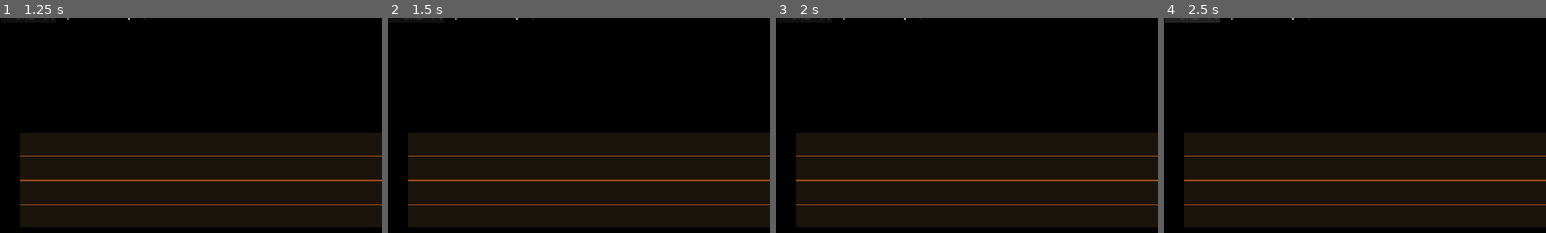
Above: before the commit, frames 1-4 (left to right).
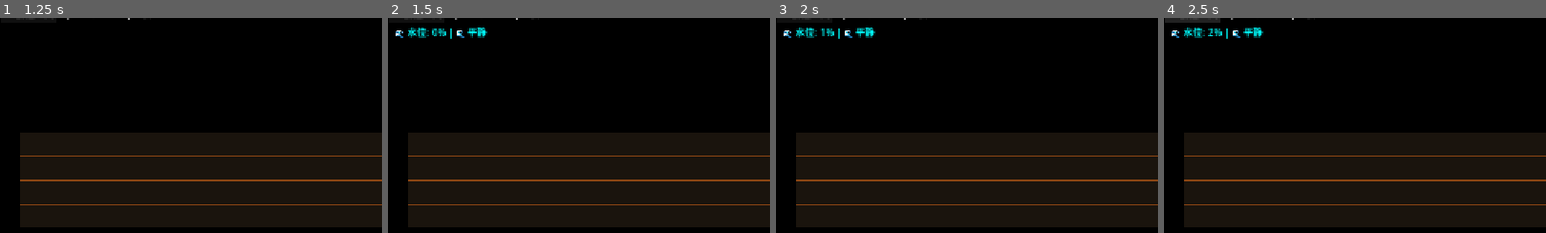
Above: after the commit, the same moments.

Repository: AirtisTech/project_covenant1
Game: Godot game, scene res://scenes/world/ark_scene.tscn
The game is run twice, just before and just after one commit, with the same random seed, the same clock (stepped at 60 frames per second) and the same inputs.
Inputs:
- Up to frame 1 (1.25 s): click "🌊 洪水已至，登船！" at 0.5 s
- Up to frame 2 (1.5 s): click "⏩ 测试: 跳到大洪水" at 1.25 s
- Up to frame 3 (2 s): no input
- Up to frame 4 (2.5 s): click "📅 前进一天" at 2 s
The pictures show only the part of the screen within x 1-51%, y 10-60%; the shares and areas given below are measured in that part.

Frame 1 is identical in both runs. In frame 2, 0.6% of the frame differs, in the area x 2-26%, y 4-10%; in frame 3, 0.6%; in frame 4, 0.6%.

Commit message:
Add ark tilt physics during flood phase
- Ark tilts and rolls based on waves and weather
- HUD shows flood level and weather status
- Visual water level indicator during Deluge phase

Diff:
--- a/scripts/ui/hud.gd
+++ b/scripts/ui/hud.gd
@@ -3,10 +3,20 @@
 @onready var day_label = $VBoxContainer/DayLabel
 @onready var res_label = $VBoxContainer/ResourceLabel
 @onready var start_button = $StartButton
+var flood_label: Label
 
 func _ready():
 	if start_button:
 		start_button.pressed.connect(_on_start_pressed)
+
+	# 创建洪水显示标签
+	flood_label = Label.new()
+	flood_label.name = "FloodLabel"
+	flood_label.position = Vector2(20, 80)
+	flood_label.add_theme_color_override("font_color", Color.CYAN)
+	flood_label.add_theme_font_size_override("font_size", 16)
+	flood_label.visible = false
+	add_child(flood_label)
 
 func _process(_delta):
 	var gm = get_node_or_null("/root/GameManager")
@@ -28,6 +38,19 @@
 	if phase_idx != 0:
 		start_button.visible = false
 
+	# 显示洪水信息
+	_update_flood_display()
+
+func _update_flood_display():
+	var pm = get_node_or_null("/root/PhaseManager")
+	if pm and pm.current_phase == pm.Phase.DELUGE:
+		flood_label.visible = true
+		var level = int(pm.flood_water_level * 100)
+		var weather = "🌊 平静" if not pm.is_storming else "🌧️ 暴风雨!"
+		flood_label.text = "🌊 水位: %d%% | %s" % [level, weather]
+	else:
+		flood_label.visible = false
+
 func _on_start_pressed():
 	var gm = get_node_or_null("/root/GameManager")
 	if gm:
--- a/scripts/world/ark_system.gd
+++ b/scripts/world/ark_system.gd
@@ -12,6 +12,9 @@
 var cage_visuals: Dictionary = {}
 var preview_rect: ColorRect
 
+# 摇晃相关
+var base_position: Vector2
+
 func _ready():
 	var gm = get_node_or_null("/root/GameManager")
 	if gm: gm.ark_system = self
@@ -19,6 +22,13 @@
 	_setup_drag_control()
 	_setup_visuals()
 	_setup_preview()
+
+	base_position = position
+
+	# 连接 PhaseManager 信号
+	var pm = get_node_or_null("/root/PhaseManager")
+	if pm:
+		pm.ark_tilt_changed.connect(_on_ark_tilt_changed)
 
 # 处理点击拆除
 func _input(event):
@@ -175,3 +185,12 @@
 	if gm: gm.call("add_faith", species.placement_faith_cost)
 
 func get_path_to_pos(s, t): return PackedVector2Array([s, t])
+
+# 处理方舟摇晃
+func _on_ark_tilt_changed(tilt: float):
+	# 根据倾斜度调整位置
+	var offset_x = tilt * 30.0  # 左右倾斜
+	var offset_y = abs(tilt) * 10.0  # 向下倾斜
+
+	position = base_position + Vector2(offset_x, offset_y)
+	rotation = tilt * 0.1  # 轻微旋转
